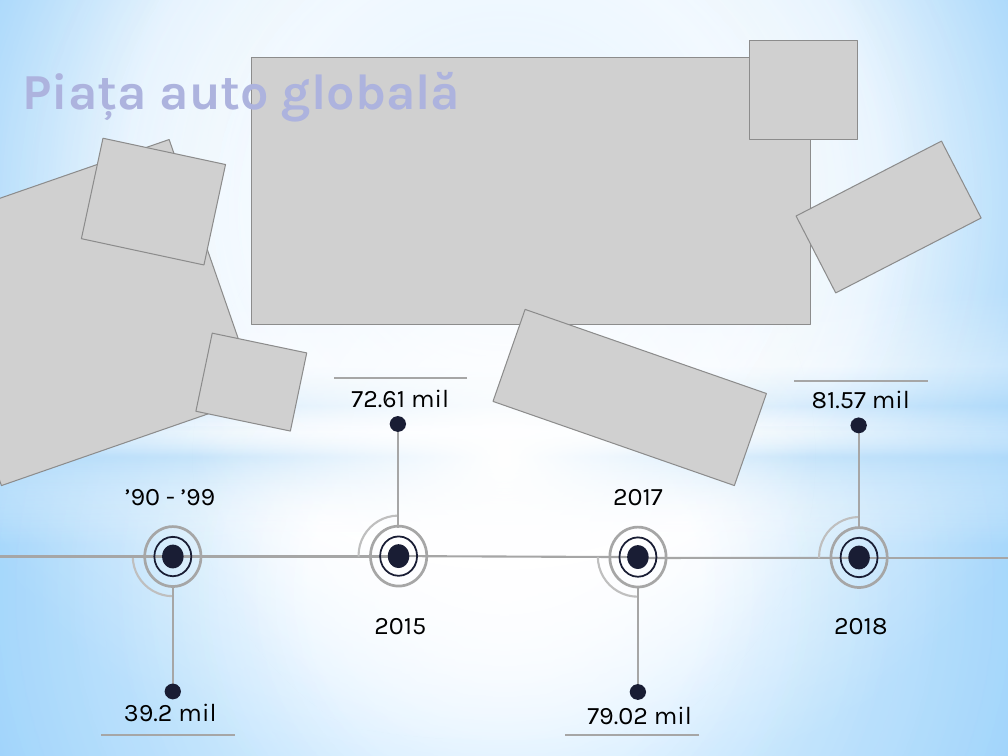
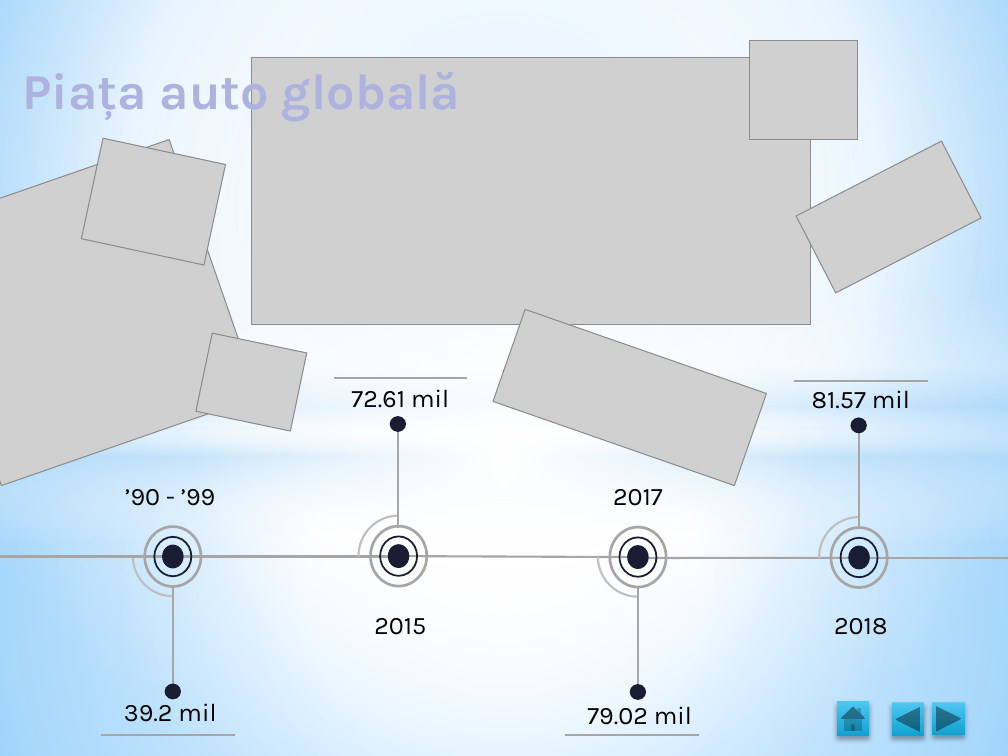
Before and after one commit to MihaiBadescu/Licenta, a slide deck: slide 2 of Licenta.pptx. Drawn at 1008x756 pixels with LibreOffice and Linux fonts; fonts in the diff are those of the drawing; grey boxes stand for pictures. Boxes give left, top, right and bottom in pixels: in the first picture for what was removed or moved away, otherwise in the second. Text is boxed around its words. In the diff, an @@ line names an element or a change of style, - is before the commit and + after.

```diff
--- a/Licenta.pptx
+++ b/Licenta.pptx
@@ action button home added at (837,702,869,737), fill gradient #4EC7F2 to #11A1D4 @@
@@ action button back previous added at (892,703,925,737), fill gradient #4EC7F2 to #11A1D4 @@
@@ action button forward next added at (932,703,966,736), fill gradient #4EC7F2 to #11A1D4 @@
```
Also in this commit, not shown: 9 other slides changed, 2 slides added, 2 slides removed.
